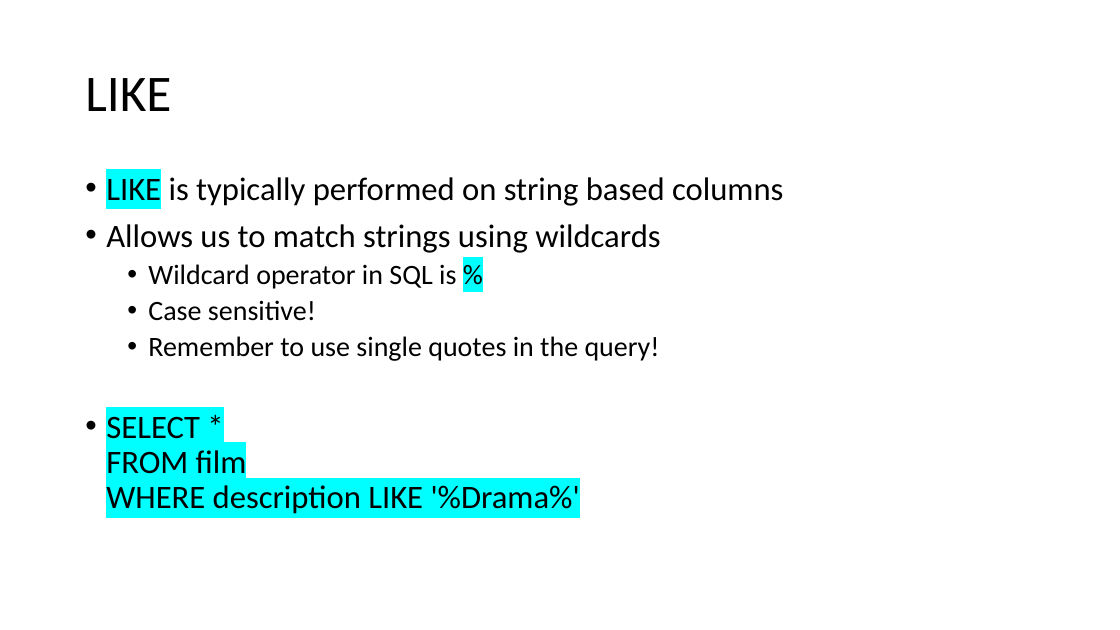
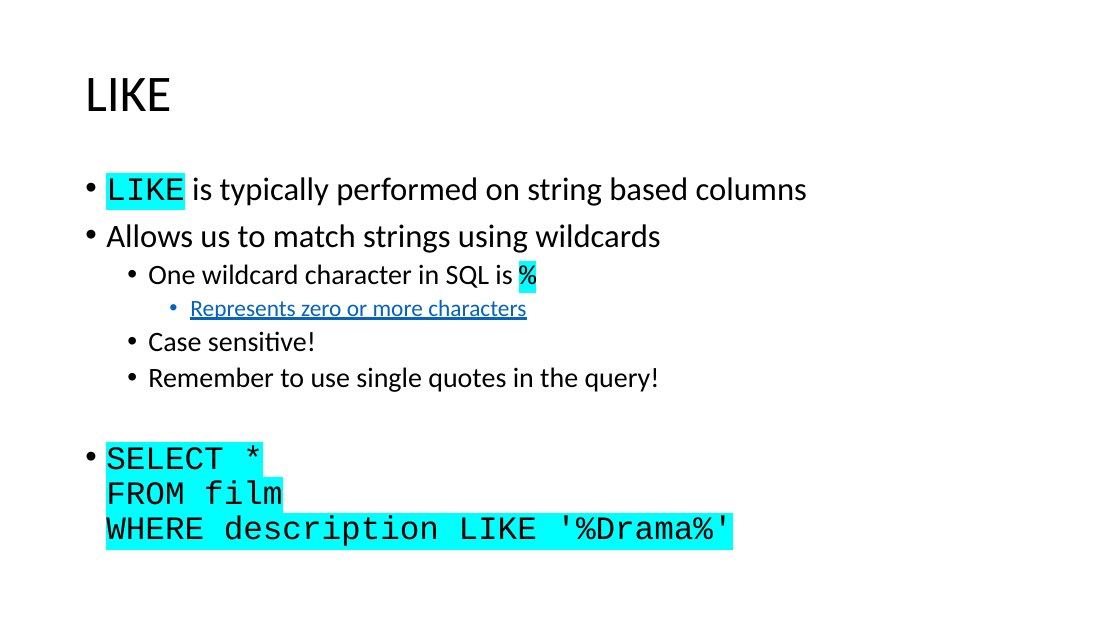
Before and after one commit to TataAndBigData/Practical-ML-DS, a slide deck: slide 20 of Chapter 2. Python for Data Scientists/Module 2. SQL/0. SQL Basics.pptx. Drawn at 1120x630 pixels with LibreOffice and Linux fonts; fonts in the diff are those of the drawing. Boxes give left, top, right and bottom in pixels: in the first picture for what was removed or moved away, otherwise in the second. Text is boxed around its words. In the diff, an @@ line names an element or a change of style, - is before the commit and + after.

```diff
--- a/Chapter 2. Python for Data Scientists/Module 2. SQL/0. SQL Basics.pptx
+++ b/Chapter 2. Python for Data Scientists/Module 2. SQL/0. SQL Basics.pptx
@@ text at <box>106,177,807,546</box>: font Calibri to Courier New in "LIKE", "SELECT * FROM film WHERE description LIKE ..." @@
@@ text at <box>148,264,526,320</box>: text changed; size 24 to 20 pt; text colour #000000 to #0563C1 @@
-  • Wildcard operator in SQL is %
+  • One wildcard character in SQL is %
+    • Represents zero or more characters
```
Also in this commit, not shown: 5 other slides changed.
